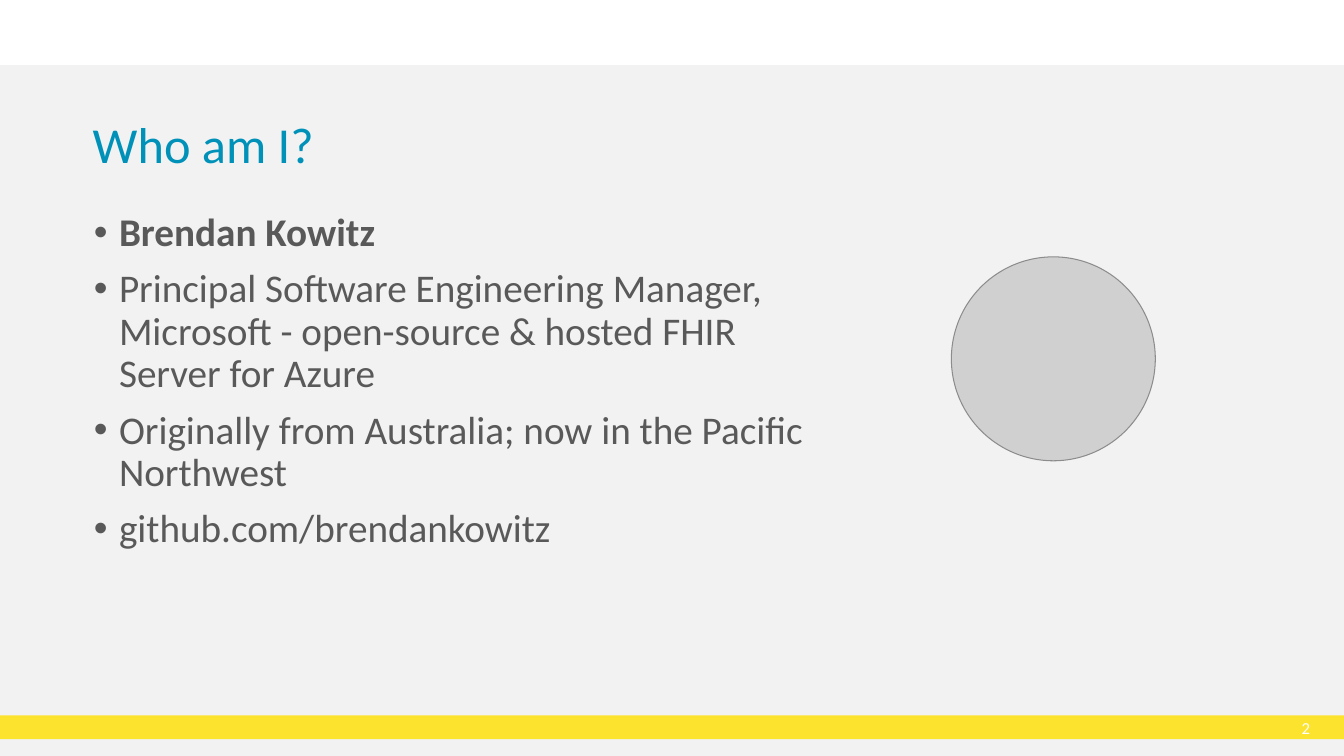
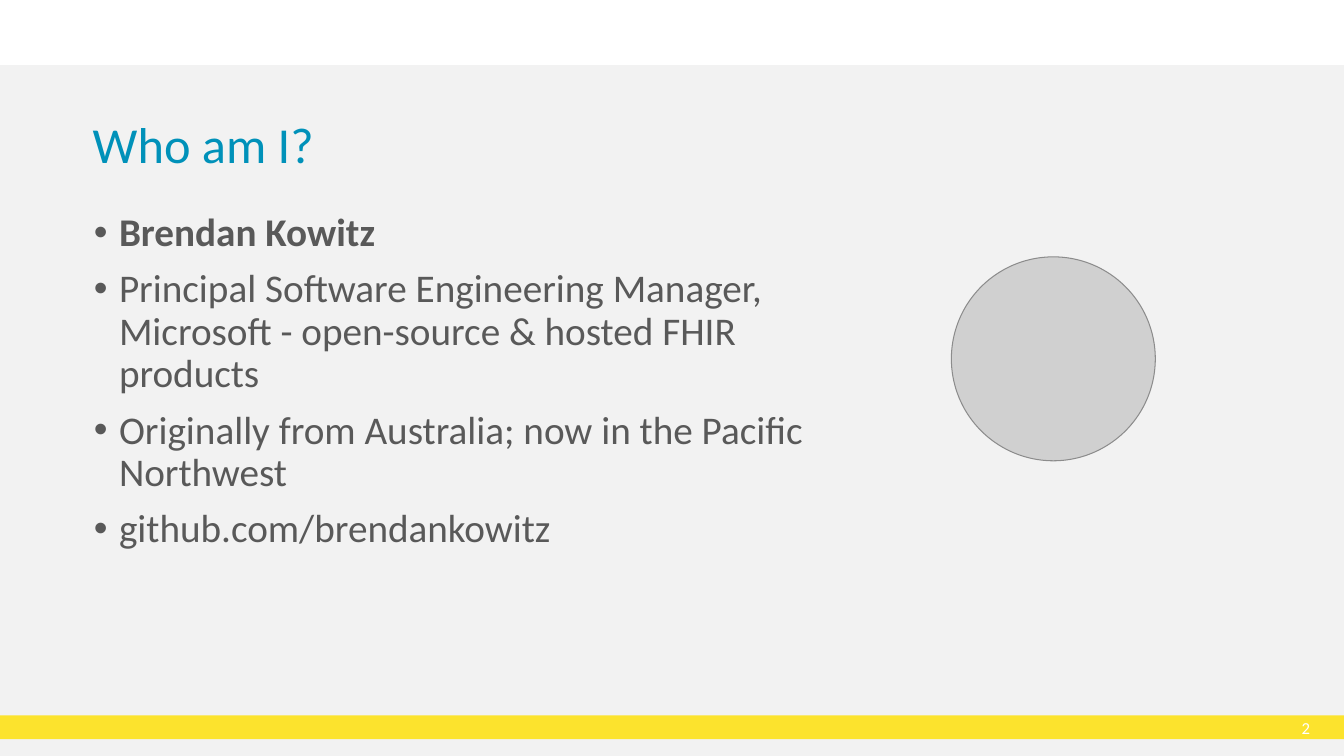
Before and after one commit to brendankowitz/FHIRDevDays2026, a slide deck: slide 2 of talks/talk1-sql-on-fhir/DD26_CT_260616_Brendan-Kowitz_SqlOnFhir.pptx. Drawn at 1344x756 pixels with LibreOffice and Linux fonts; fonts in the diff are those of the drawing; grey boxes stand for pictures; background and template pictures are left out. Boxes give left, top, right and bottom in pixels: in the first picture for what was removed or moved away, otherwise in the second. Text is boxed around its words. In the diff, an @@ line names an element or a change of style, - is before the commit and + after.

```diff
--- a/talks/talk1-sql-on-fhir/DD26_CT_260616_Brendan-Kowitz_SqlOnFhir.pptx
+++ b/talks/talk1-sql-on-fhir/DD26_CT_260616_Brendan-Kowitz_SqlOnFhir.pptx
@@ text at (119, 275, 762, 394): text changed @@
-• Principal Software Engineering Manager, Microsoft - open-source & hosted FHIR Server for Azure
+• Principal Software Engineering Manager, Microsoft - open-source & hosted FHIR products
```
Also in this commit, not shown: 7 other slides changed, 2 slides added.
